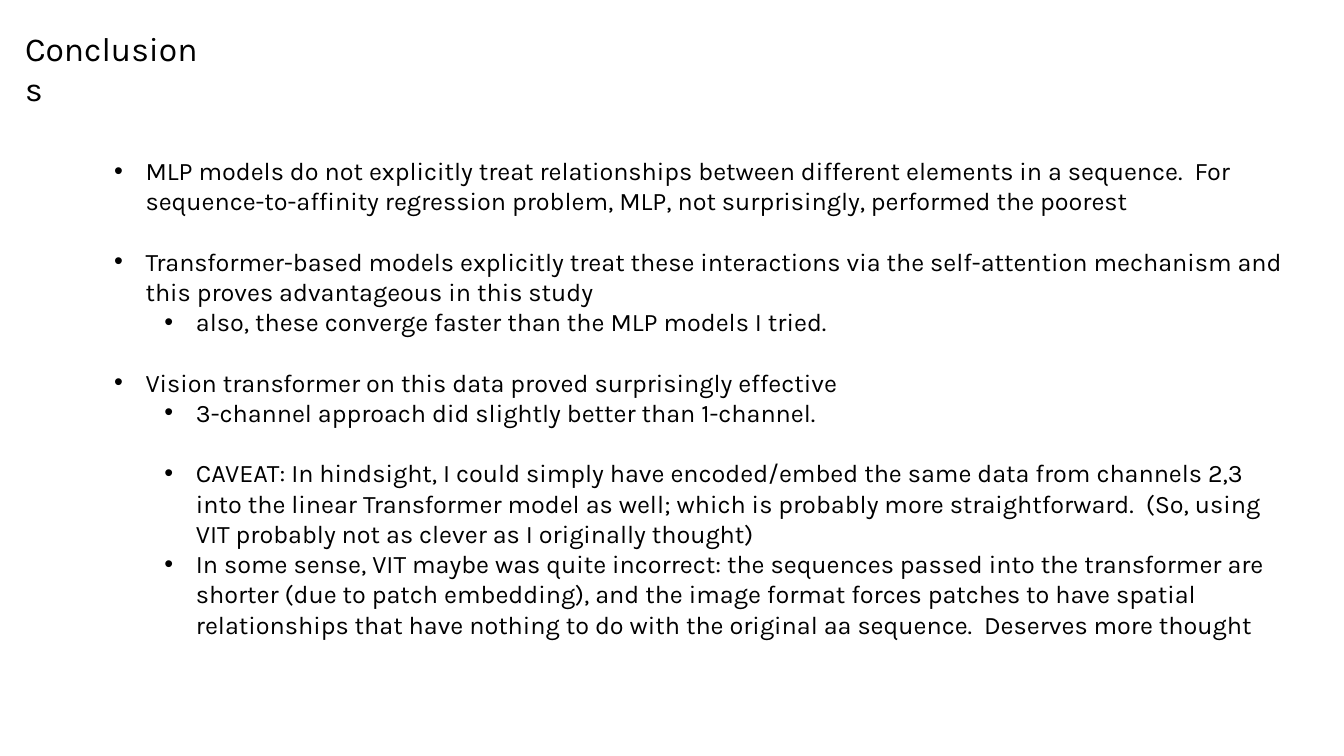
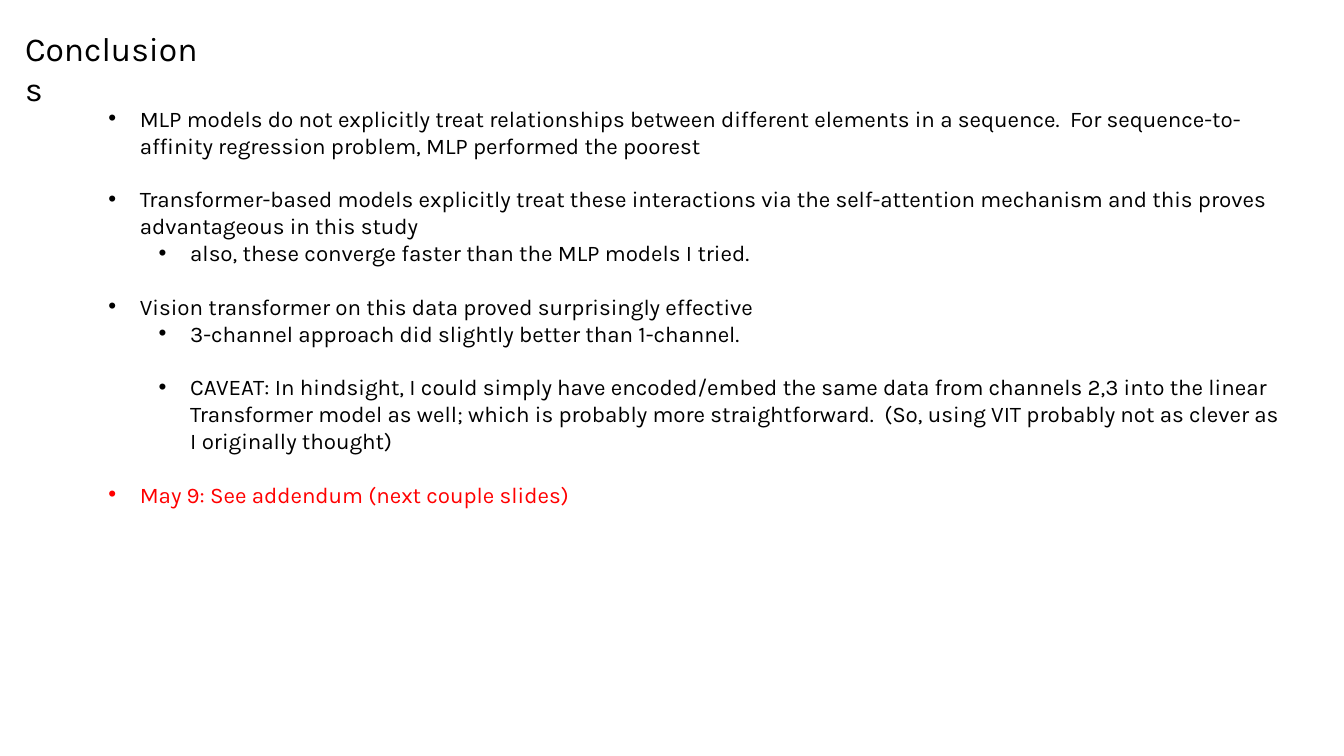
Before and after one commit to planaria158/BERT-antibody-antigen-binding-energy, a slide deck: slide 18 of Homework-aAlphaBio.pptx (slide 17 before the commit). Drawn at 1344x756 pixels with LibreOffice and Linux fonts; fonts in the diff are those of the drawing. Boxes give left, top, right and bottom in pixels: in the first picture for what was removed or moved away, otherwise in the second. Text is boxed around its words. In the diff, an @@ line names an element or a change of style, - is before the commit and + after.

Commit message:
slide deck for Addendum May9

```diff
--- a/Homework-aAlphaBio.pptx
+++ b/Homework-aAlphaBio.pptx
@@ text "MLP models do not explicitly ...": place and size @@
-text "MLP models do not explicitly ..." at bbox=[146, 162, 1282, 640]
+text "MLP models do not explicitly ..." at bbox=[140, 111, 1278, 509]
@@ text at bbox=[140, 111, 1241, 160]: text changed; size 18 to 16 pt @@
-• MLP models do not explicitly treat relationships between different elements in a sequence. For sequence-to-affinity regression problem, MLP, not surprisingly, performed the poorest
+• MLP models do not explicitly treat relationships between different elements in a sequence. For sequence-to-affinity regression problem, MLP performed the poorest
@@ text at bbox=[140, 191, 1278, 455]: size 18 to 16 pt in "Transformer-based models explicitly treat these interactions ...", "also, these converge faster than the MLP ...", "Vision transformer on this data proved surprisingly ...", "3-channel approach did slightly better than 1-channel." and 1 more places @@
@@ text at bbox=[140, 487, 569, 509]: text changed; size 18 to 16 pt; text colour #000000 to #FF0000 @@
-  • In some sense, VIT maybe was quite incorrect: the sequences passed into the transformer are shorter (due to patch embedding), and the image format forces patches to have spatial relationships that have nothing to do with the original aa sequence. Deserves more thought
+• May 9: See addendum (next couple slides)
```
Also in this commit, not shown: 10 other slides changed, 6 slides added.
